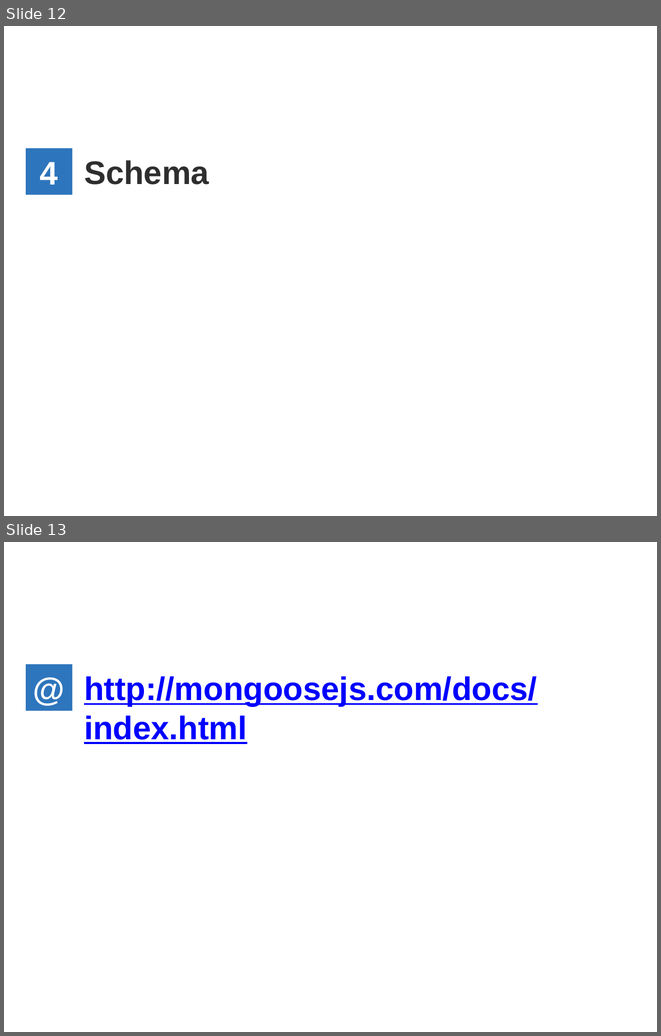
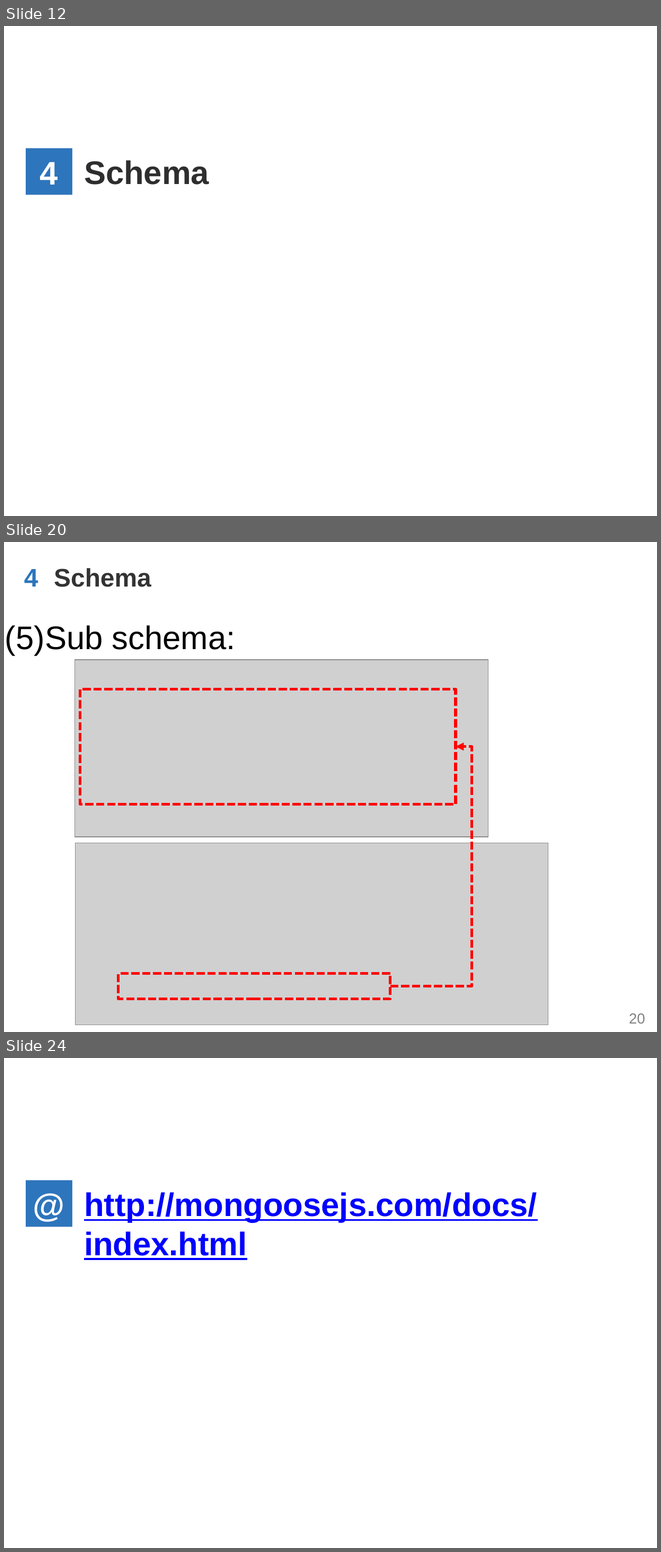
Before and after one commit to WenhaoXu/full-stack-web-course, a slide deck: db/mongodb/2017/materials/MongoDB_CH5_Using_in_nodeJS.pptx. Shown one above the other, each under a label of ours: slides 12 and 13 before the commit, slides 12, 20 and 24 after it; the slides between them are not shown. The pictures are 661x1036 and 661x1552 pixels, drawn with LibreOffice and Linux fonts; fonts in the diff are those of the drawing; grey boxes stand for pictures; background and template pictures are left out. Boxes give left, top, right and bottom in pixels: in the first picture for what was removed or moved away, otherwise in the second. Text is boxed around its words. In the diff, an @@ line names an element or a change of style, - is before the commit and + after.

```diff
--- a/db/mongodb/2017/materials/MongoDB_CH5_Using_in_nodeJS.pptx
+++ b/db/mongodb/2017/materials/MongoDB_CH5_Using_in_nodeJS.pptx
@@ slide 20 added at [4,542,657,1032], background #FFFFFF; not listed: 1 template element that a slide beside it also shows @@
@@ text added at [24,569,38,587], 28 pt, text #2D75BC, bold @@
+4
@@ text added at [54,568,151,587], 28 pt, text #333333, bold @@
+Schema
@@ text added at [5,625,236,655], 36 pt, text #000000 @@
+(5)Sub schema:
@@ picture added at [74,660,488,837] @@
@@ rectangle added at [80,689,456,804], outline #FF0000 3 pt dashed @@
@@ elbow arrow added from (390, 986) to (456, 747), #FF0000 3 pt dashed @@
@@ picture added at [75,843,548,1024] @@
@@ rectangle added at [118,973,390,998], outline #FF0000 3 pt dashed @@
@@ what was slide 13 is now slide 24 @@
```
Also in this commit, not shown: 1 slide changed, 10 other slides added.
